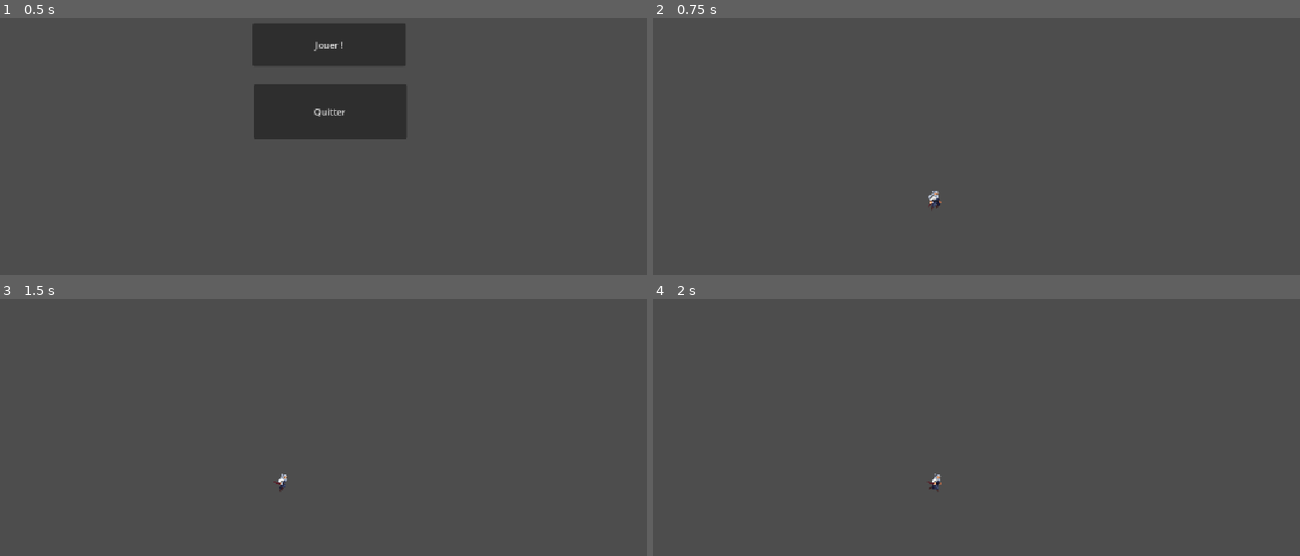
Above: before the commit, frames 1-4 (two rows, left to right).
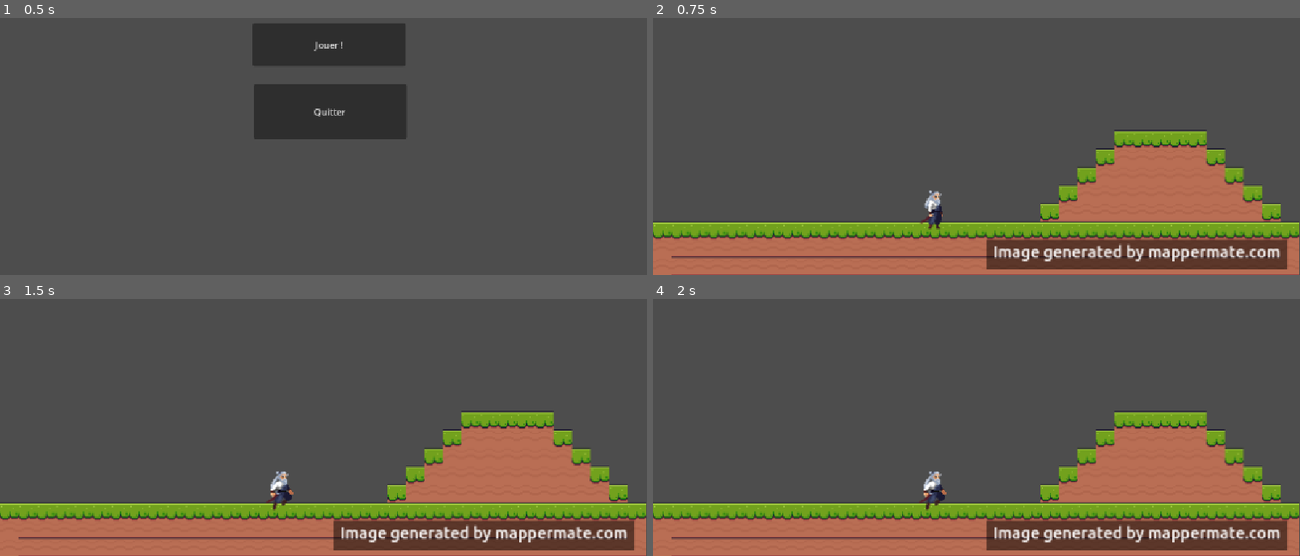
Above: after the commit, the same moments.

Repository: terenceithaque/ep8IMJ-platformer_2d
Game: Godot game, scene res://scenes/main.tscn
The game is run twice, just before and just after one commit, with the same random seed, the same clock (stepped at 60 frames per second) and the same inputs.
Inputs:
- Up to frame 1 (0.5 s): no input
- Up to frame 2 (0.75 s): click "Jouer !" at 0.5 s
- Up to frame 3 (1.5 s): tap Enter at 1.25 s; hold D (droite) from 1.28 s (still down); hold Space (saut) from 1.28 s (still down)
- Up to frame 4 (2 s): keep holding D (droite); keep holding Space (saut)

Frame 1 is identical in both runs. In frame 2, 30% of the frame differs, in the area x 0-100%, y 43-100%; in frame 3, 30%; in frame 4, 30%.

Commit message:
Ajouté une image de fond pour le premier niveau

Diff:
--- a/platformer-2d/scenes/level_1.tscn
+++ b/platformer-2d/scenes/level_1.tscn
@@ -1,9 +1,13 @@
 [gd_scene format=3 uid="uid://bafth08gdrcfw"]
 
 [ext_resource type="PackedScene" uid="uid://dkeaifsu4w2cy" path="res://scenes/player.tscn" id="1_014kd"]
+[ext_resource type="Texture2D" uid="uid://dvt3ptqrpsbee" path="res://assets/img/scenes/level_1.png" id="1_bswci"]
 
 [node name="level1" type="Node2D" unique_id=83082200]
 
-[node name="canvas" type="CanvasLayer" parent="." unique_id=802589224]
+[node name="canvas" type="TextureRect" parent="." unique_id=2124427708]
+offset_right = 1150.0
+offset_bottom = 650.0
+texture = ExtResource("1_bswci")
 
 [node name="player" parent="." unique_id=1208761486 instance=ExtResource("1_014kd")]
--- a/platformer-2d/scenes/player.tscn
+++ b/platformer-2d/scenes/player.tscn
@@ -2,18 +2,72 @@
 
 [ext_resource type="Texture2D" uid="uid://dkqtjjob4qrby" path="res://assets/img/player/WALK.png" id="1_3vyb7"]
 [ext_resource type="Script" uid="uid://digxwyhn0rhtv" path="res://scripts/player.gd" id="1_g2els"]
-[ext_resource type="Texture2D" uid="uid://dh0g4e5grhx8o" path="res://assets/img/player/JUMP.png" id="2_qhqgy"]
+[ext_resource type="Texture2D" uid="uid://dfnalrc1sv4mt" path="res://assets/img/player/JUMP-START.png" id="2_dqkch"]
+[ext_resource type="Texture2D" uid="uid://bqg5gcr1od45s" path="res://assets/img/player/IDLE.png" id="2_qlg0r"]
+[ext_resource type="Texture2D" uid="uid://b7b3tsy8igvvo" path="res://assets/img/player/JUMP-FALL.png" id="3_qlg0r"]
+
+[sub_resource type="AtlasTexture" id="AtlasTexture_60mlk"]
+atlas = ExtResource("2_qlg0r")
+region = Rect2(0, 0, 96, 96)
+
+[sub_resource type="AtlasTexture" id="AtlasTexture_i4ail"]
+atlas = ExtResource("2_qlg0r")
+region = Rect2(96, 0, 96, 96)
+
+[sub_resource type="AtlasTexture" id="AtlasTexture_a38lo"]
+atlas = ExtResource("2_qlg0r")
+region = Rect2(192, 0, 96, 96)
+
+[sub_resource type="AtlasTexture" id="AtlasTexture_4ni07"]
+atlas = ExtResource("2_qlg0r")
+region = Rect2(288, 0, 96, 96)
+
+[sub_resource type="AtlasTexture" id="AtlasTexture_l71n6"]
+atlas = ExtResource("2_qlg0r")
+region = Rect2(384, 0, 96, 96)
+
+[sub_resource type="AtlasTexture" id="AtlasTexture_ke2ow"]
+atlas = ExtResource("2_qlg0r")
+region = Rect2(480, 0, 96, 96)
+
+[sub_resource type="AtlasTexture" id="AtlasTexture_ujl30"]
+atlas = ExtResource("2_qlg0r")
+region = Rect2(576, 0, 96, 96)
+
+[sub_resource type="AtlasTexture" id="AtlasTexture_31cv2"]
+atlas = ExtResource("2_qlg0r")
+region = Rect2(672, 0, 96, 96)
+
+[sub_resource type="AtlasTexture" id="AtlasTexture_pf23h"]
+atlas = ExtResource("2_qlg0r")
+region = Rect2(768, 0, 96, 96)
+
+[sub_resource type="AtlasTexture" id="AtlasTexture_dt7fs"]
+atlas = ExtResource("2_qlg0r")
+region = Rect2(864, 0, 96, 96)
 
 [sub_resource type="AtlasTexture" id="AtlasTexture_f1ej7"]
-atlas = ExtResource("2_qhqgy")
+atlas = ExtResource("2_dqkch")
 region = Rect2(0, 0, 96, 96)
 
 [sub_resource type="AtlasTexture" id="AtlasTexture_oprun"]
-atlas = ExtResource("2_qhqgy")
+atlas = ExtResource("2_dqkch")
 region = Rect2(96, 0, 96, 96)
 
 [sub_resource type="AtlasTexture" id="AtlasTexture_a8ls1"]
-atlas = ExtResource("2_qhqgy")
+atlas = ExtResource("2_dqkch")
+region = Rect2(192, 0, 96, 96)
+
+[sub_resource type="AtlasTexture" id="AtlasTexture_qfm1y"]
+atlas = ExtResource("3_qlg0r")
+region = Rect2(0, 0, 96, 96)
+
+[sub_resource type="AtlasTexture" id="AtlasTexture_fulsm"]
+atlas = ExtResource("3_qlg0r")
+region = Rect2(96, 0, 96, 96)
+
+[sub_resource type="AtlasTexture" id="AtlasTexture_4r5pv"]
+atlas = ExtResource("3_qlg0r")
 region = Rect2(192, 0, 96, 96)
 
 [sub_resource type="AtlasTexture" id="AtlasTexture_g2els"]
@@ -68,6 +122,41 @@
 animations = [{
 "frames": [{
 "duration": 1.0,
+"texture": SubResource("AtlasTexture_60mlk")
+}, {
+"duration": 1.0,
+"texture": SubResource("AtlasTexture_i4ail")
+}, {
+"duration": 1.0,
+"texture": SubResource("AtlasTexture_a38lo")
+}, {
+"duration": 1.0,
+"texture": SubResource("AtlasTexture_4ni07")
+}, {
+"duration": 1.0,
+"texture": SubResource("AtlasTexture_l71n6")
+}, {
+"duration": 1.0,
+"texture": SubResource("AtlasTexture_ke2ow")
+}, {
+"duration": 1.0,
+"texture": SubResource("AtlasTexture_ujl30")
+}, {
+"duration": 1.0,
+"texture": SubResource("AtlasTexture_31cv2")
+}, {
+"duration": 1.0,
+"texture": SubResource("AtlasTexture_pf23h")
+}, {
+"duration": 1.0,
+"texture": SubResource("AtlasTexture_dt7fs")
+}],
+"loop": 1,
+"name": &"idle",
+"speed": 5.0
+}, {
+"frames": [{
+"duration": 1.0,
 "texture": SubResource("AtlasTexture_f1ej7")
 }, {
 "duration": 1.0,
@@ -75,6 +164,15 @@
 }, {
 "duration": 1.0,
 "texture": SubResource("AtlasTexture_a8ls1")
+}, {
+"duration": 1.0,
+"texture": SubResource("AtlasTexture_qfm1y")
+}, {
+"duration": 1.0,
+"texture": SubResource("AtlasTexture_fulsm")
+}, {
+"duration": 1.0,
+"texture": SubResource("AtlasTexture_4r5pv")
 }],
 "loop": 1,
 "name": &"jump",
@@ -129,5 +227,6 @@
 
 [node name="sprite" type="AnimatedSprite2D" parent="." unique_id=354775695]
 position = Vector2(500, 500)
+scale = Vector2(2, 2)
 sprite_frames = SubResource("SpriteFrames_fspuo")
-animation = &"jump"
+animation = &"idle"
--- a/platformer-2d/scripts/player.gd
+++ b/platformer-2d/scripts/player.gd
@@ -20,8 +20,9 @@
 
 	else:
 		$sprite.stop()
+		$sprite.play("idle")
 
 
-	if Input.is_action_just_pressed("saut"):
+	if Input.is_action_pressed("saut"):
 		print("Saut")
 		$sprite.play("jump")
Binary file added: platformer-2d/assets/img/scenes/level_1.png
Not shown, added: platformer-2d/assets/img/scenes/level_1.png.import
